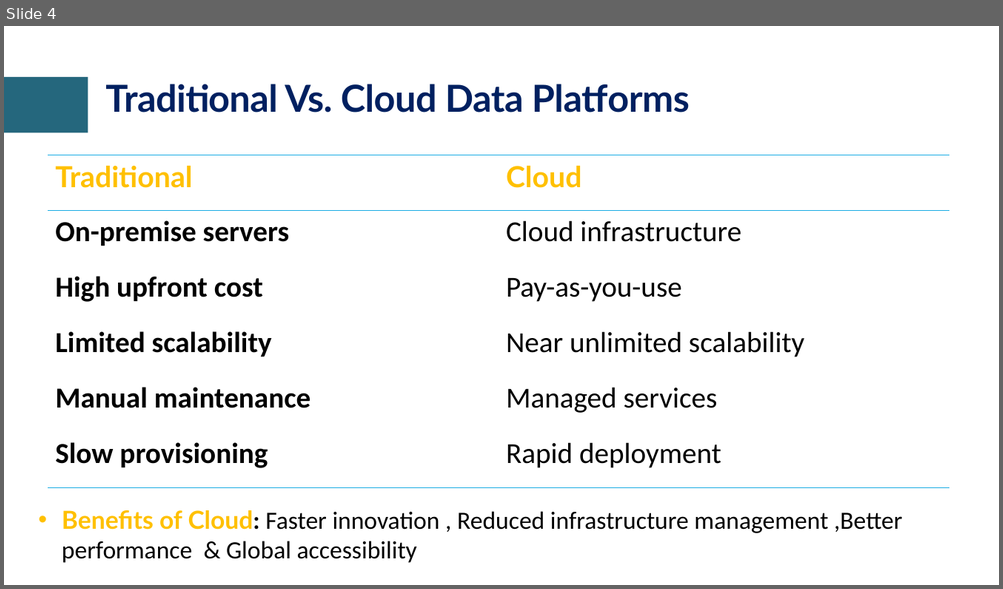
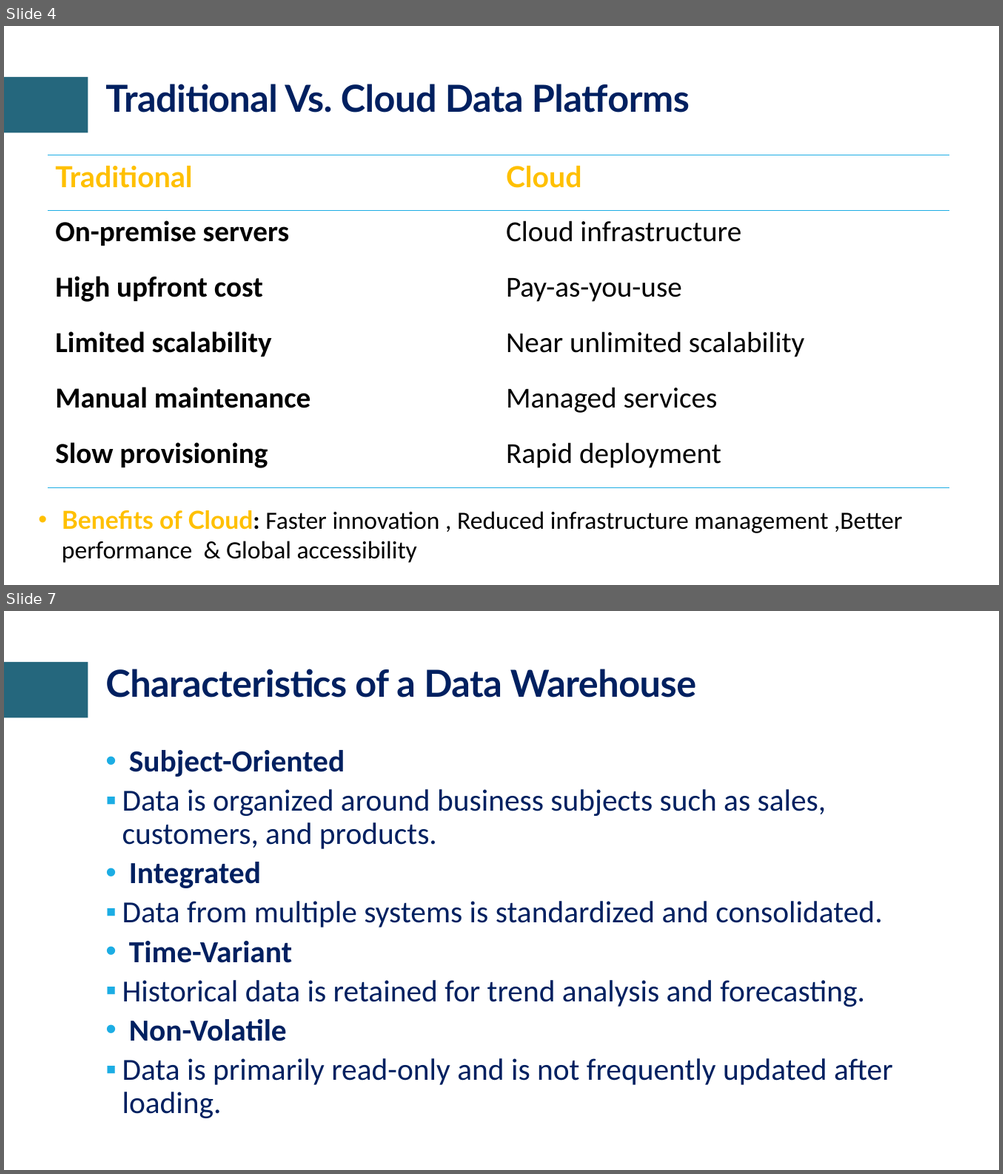
Before and after one commit to craftmulesoft/DataEngineering, a slide deck: Module 3 - Cloud Warehousing & Data Transformation/Cloud Data Platforms & Date Warehousing.pptx. Shown one above the other, each under a label of ours: slide 4 before the commit, slides 4 and 7 after it; the slides between them are not shown. The pictures are 1003x589 and 1003x1174 pixels, drawn with LibreOffice and Linux fonts; fonts in the diff are those of the drawing; background and template pictures are left out. Boxes give left, top, right and bottom in pixels: in the first picture for what was removed or moved away, otherwise in the second. Text is boxed around its words. In the diff, an @@ line names an element or a change of style, - is before the commit and + after.

Commit message:
Data Engineering Acclerator Program

```diff
--- a/Module 3 - Cloud Warehousing & Data Transformation/Cloud Data Platforms & Date Warehousing.pptx
+++ b/Module 3 - Cloud Warehousing & Data Transformation/Cloud Data Platforms & Date Warehousing.pptx
@@ slide 7 added at <box>4,611,999,1170</box>, background #FFFFFF; not listed: 1 template element that a slide beside it also shows @@
@@ title added at <box>105,669,696,698</box>, 36 pt, text #002060, bold @@
+Characteristics of a Data Warehouse
@@ text added at <box>122,750,893,1119</box>, 29.6 pt, text #002060 @@
+• Subject-Oriented
+▪ Data is organized around business subjects such as sales, customers, and products.
+• Integrated
+▪ Data from multiple systems is standardized and consolidated.
+• Time-Variant
+▪ Historical data is retained for trend analysis and forecasting.
+• Non-Volatile
+▪ Data is primarily read-only and is not frequently updated after loading.
```
Also in this commit, not shown: 1 slide changed, 9 other slides added, 1 slide removed, 2 other files.
